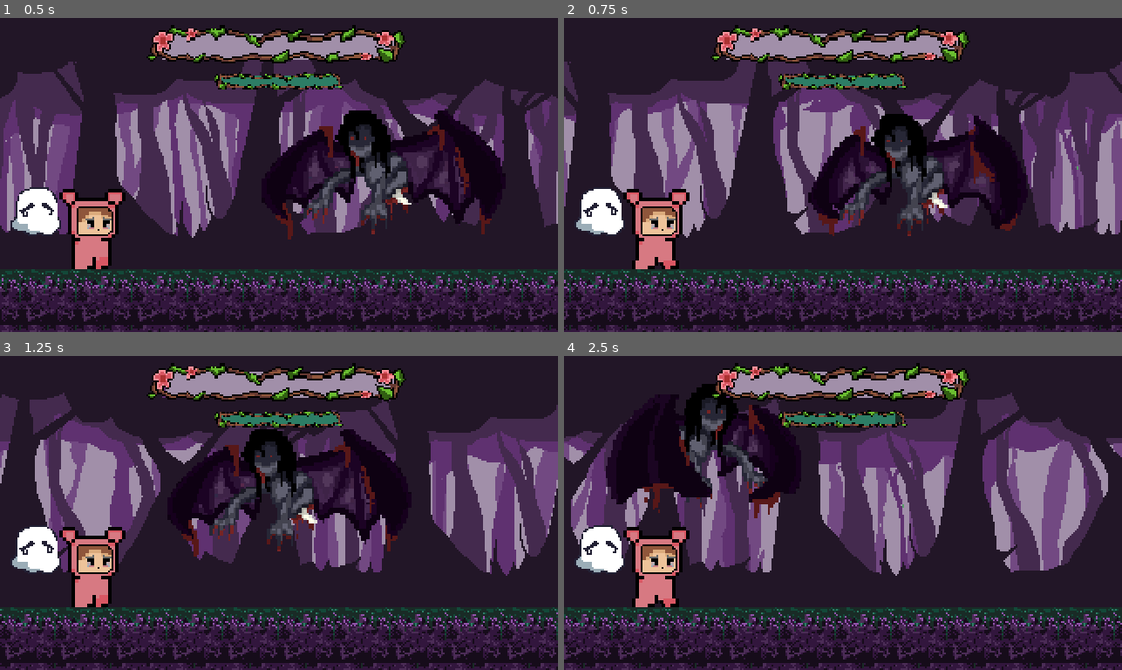
Above: before the commit, frames 1-4 (two rows, left to right).
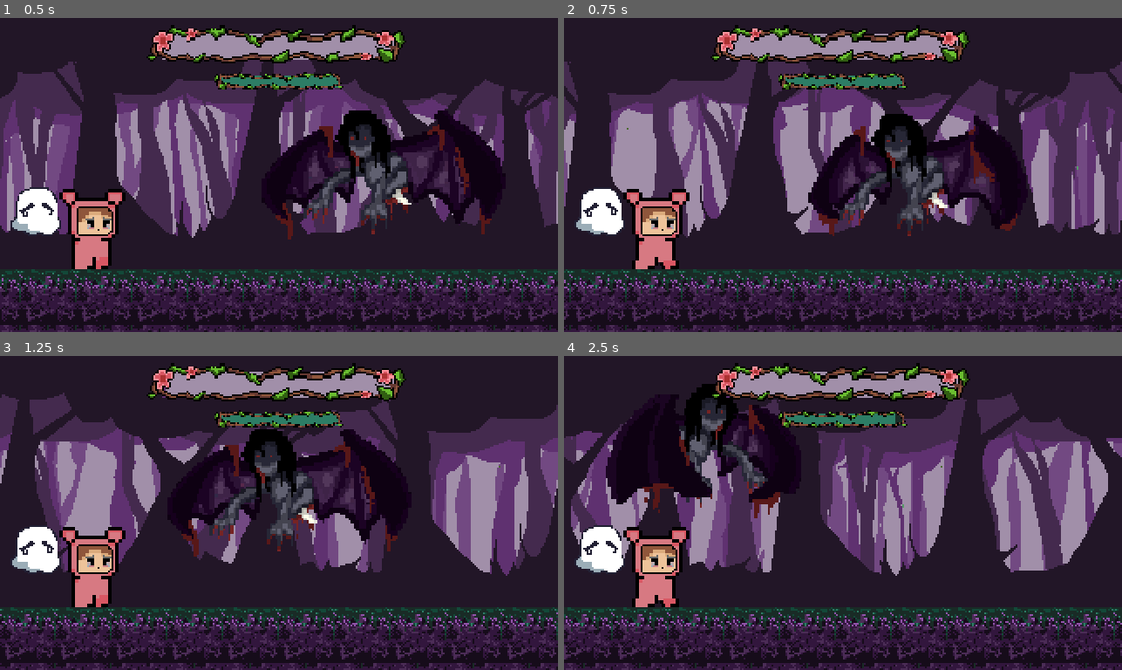
Above: after the commit, the same moments.

Repository: MacTaz/Tagu-Taguan
Game: Godot game, scene res://game.tscn
Same seed, same stepped clock (60 frames per second), same inputs: the game is played once before the commit and once after it. This scene is started directly instead of the project's main scene.
Inputs:
- Up to frame 1 (0.5 s): no input
- Up to frame 2 (0.75 s): hold D (up) from 0.53 s (still down)
- Up to frame 3 (1.25 s): keep holding D (up)
- Up to frame 4 (2.5 s): release D (up) at 1.28 s; hold S (down) 1.28-2.03 s; hold D (up) from 2.03 s (still down)

Frame 1 is identical in both runs. In frame 2, 11% of the frame differs, in the area x 0-100%, y 22-70%; in frame 3, 7.7%; in frame 4, 9.8%.

Commit message:
fix parallax effect on background

Diff:
--- a/scenes/background.tscn
+++ b/scenes/background.tscn
@@ -283,6 +283,7 @@
 autoplay = "normal_2"
 
 [node name="Layer4" type="ParallaxLayer" parent="ParallaxBackground"]
+motion_scale = Vector2(0.7, 0.7)
 motion_mirroring = Vector2(320, 0)
 
 [node name="AnimatedSprite2D" type="AnimatedSprite2D" parent="ParallaxBackground/Layer4"]
